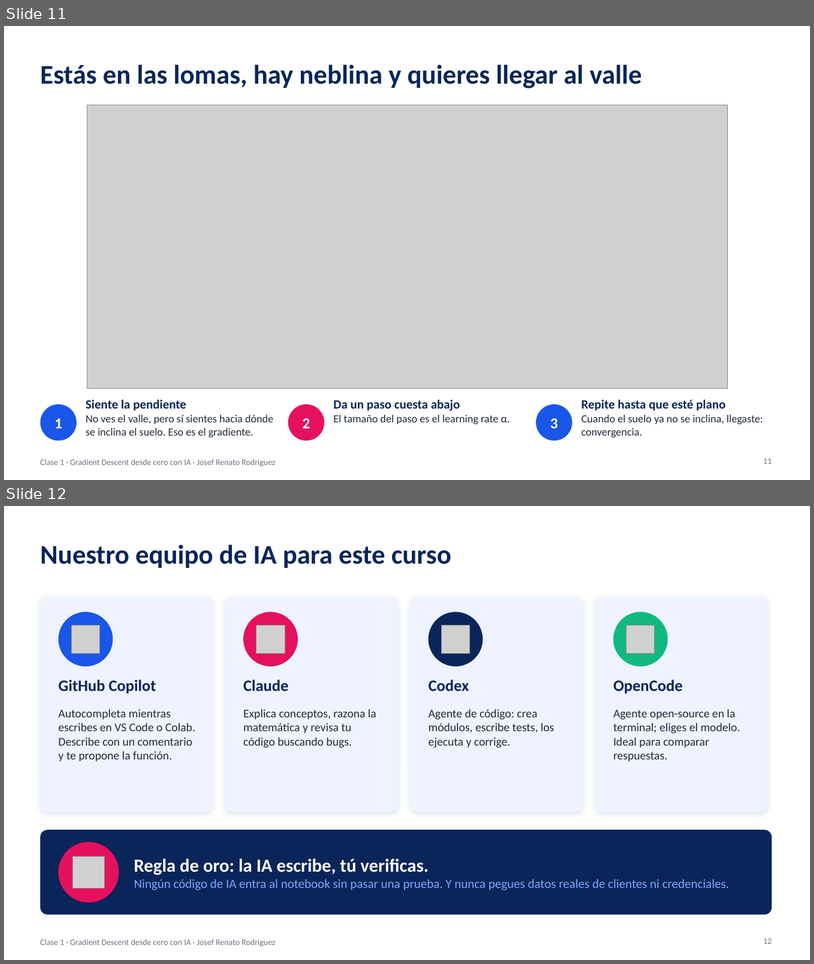
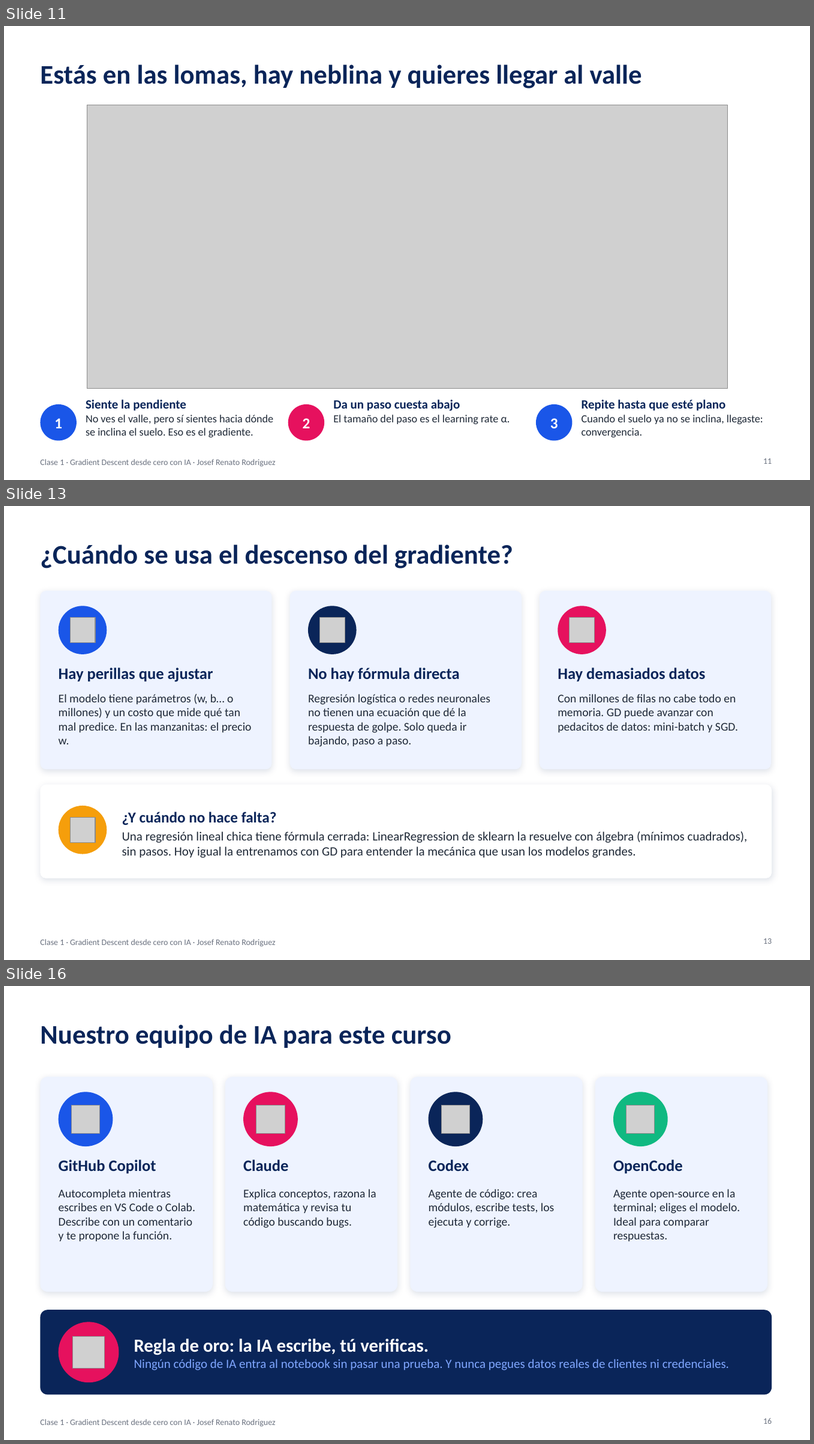
Before and after one commit to josefrodrim/ML_with_IA, a slide deck: Clase_1/ppt/Clase_01_Gradient_Descent_con_IA.pptx. Shown one above the other, each under a label of ours: slides 11 and 12 before the commit, slides 11, 13 and 16 after it; the slides between them are not shown. The pictures are 814x964 and 814x1444 pixels, drawn with LibreOffice and Linux fonts; fonts in the diff are those of the drawing; grey boxes stand for pictures. Boxes give left, top, right and bottom in pixels: in the first picture for what was removed or moved away, otherwise in the second. Text is boxed around its words. In the diff, an @@ line names an element or a change of style, - is before the commit and + after.

```diff
--- a/Clase_1/ppt/Clase_01_Gradient_Descent_con_IA.pptx
+++ b/Clase_1/ppt/Clase_01_Gradient_Descent_con_IA.pptx
@@ slide 13 added at (x1=4, y1=506, x2=810, y2=960), background #FFFFFF; not listed: 1 template element that a slide beside it also shows @@
@@ title added at (x1=40, y1=544, x2=513, y2=568), 32 pt, text #0A2559, bold @@
+¿Cuándo se usa el descenso del gradiente?
@@ rounded rectangle added at (x1=40, y1=591, x2=272, y2=769), fill #EEF3FF @@
@@ rounded rectangle added at (x1=290, y1=591, x2=522, y2=769), fill #EEF3FF @@
@@ rounded rectangle added at (x1=540, y1=591, x2=771, y2=769), fill #EEF3FF @@
@@ ellipse added at (x1=59, y1=606, x2=107, y2=654), fill #1A56E8 @@
@@ ellipse added at (x1=308, y1=606, x2=357, y2=654), fill #0A2559 @@
@@ ellipse added at (x1=558, y1=606, x2=606, y2=654), fill #E6115E @@
@@ picture added at (x1=70, y1=618, x2=95, y2=643) @@
@@ picture added at (x1=320, y1=618, x2=345, y2=643) @@
@@ picture added at (x1=570, y1=618, x2=595, y2=643) @@
@@ text added at (x1=59, y1=667, x2=213, y2=682), 19 pt, text #0A2559, bold @@
+Hay perillas que ajustar
@@ text added at (x1=308, y1=667, x2=459, y2=682), 19 pt, text #0A2559, bold @@
+No hay fórmula directa
@@ text added at (x1=558, y1=667, x2=706, y2=682), 19 pt, text #0A2559, bold @@
+Hay demasiados datos
@@ text added at (x1=59, y1=694, x2=252, y2=744), 14 pt, text #1F2937 @@
+El modelo tiene parámetros (w, b… o millones) y un costo que mide qué tan mal predice. En las manzanitas: el precio w.
@@ text added at (x1=308, y1=694, x2=491, y2=747), 14 pt, text #1F2937 @@
+Regresión logística o redes neuronales no tienen una ecuación que dé la respuesta de golpe. Solo queda ir bajando, paso a paso.
@@ text added at (x1=558, y1=694, x2=738, y2=732), 14 pt, text #1F2937 @@
+Con millones de filas no cabe todo en memoria. GD puede avanzar con pedacitos de datos: mini-batch y SGD.
@@ rounded rectangle added at (x1=40, y1=784, x2=772, y2=878), fill #FFFFFF @@
@@ ellipse added at (x1=59, y1=805, x2=107, y2=854), fill #F59E0B @@
@@ text added at (x1=122, y1=811, x2=748, y2=858), 15 pt, text #1F2937 @@
+¿Y cuándo no hace falta?
+Una regresión lineal chica tiene fórmula cerrada: LinearRegression de sklearn la resuelve con álgebra (mínimos cuadrados), sin pasos. Hoy igual la entrenamos con GD para entender la mecánica que usan los modelos grandes.
@@ picture added at (x1=70, y1=817, x2=95, y2=843) @@
@@ page number added at (x1=764, y1=938, x2=772, y2=943), 10 pt, text #6B7280 @@
+13
@@ what was slide 12 is now slide 16 @@
@@ page number at (x1=764, y1=1417, x2=772, y2=1423): text changed @@
-12
+16
```
Also in this commit, not shown: 2 slides changed, 3 other slides added, 1 other file.
